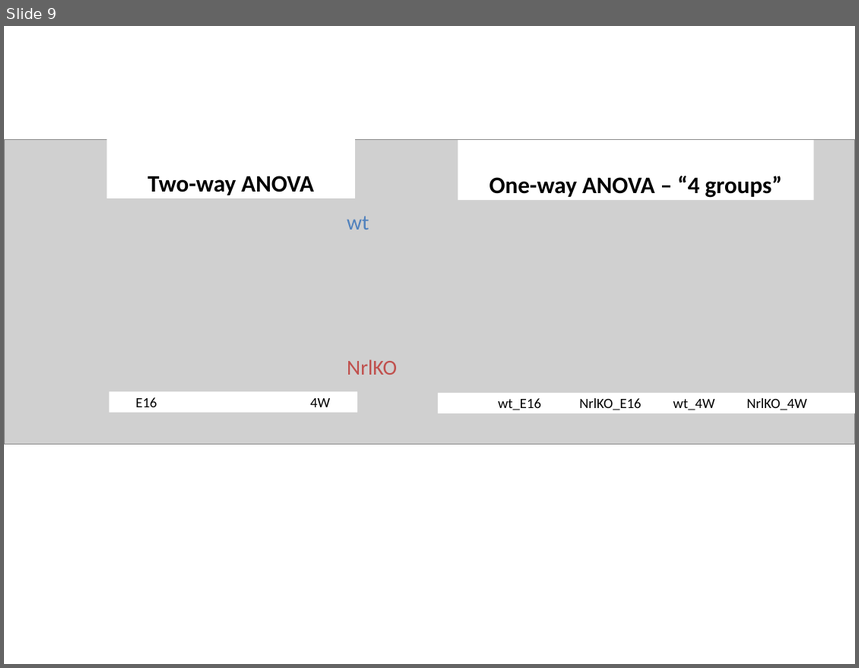
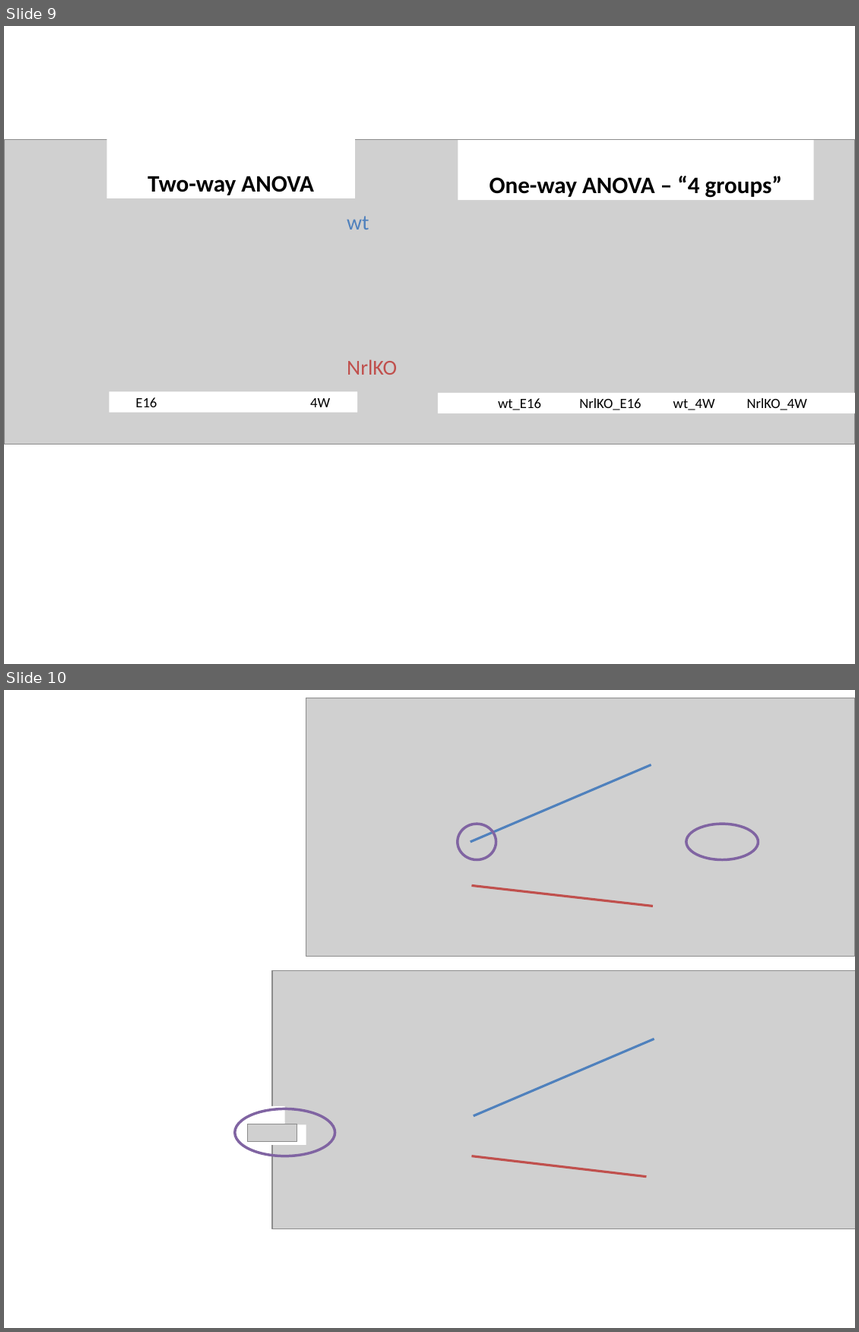
Before and after one commit to gcohenfr/STAT540_RMarkdown_Slides, a slide deck: pics.pptx. Shown one above the other, each under a label of ours: slide 9 before the commit, slides 9 and 10 after it. The pictures are 859x668 and 859x1332 pixels, drawn with LibreOffice and Linux fonts; fonts in the diff are those of the drawing; grey boxes stand for pictures. Boxes give left, top, right and bottom in pixels: in the first picture for what was removed or moved away, otherwise in the second. Text is boxed around its words. In the diff, an @@ line names an element or a change of style, - is before the commit and + after.

```diff
--- a/pics.pptx
+++ b/pics.pptx
@@ slide 10 added at (4, 690, 855, 1328), background #FFFFFF @@
@@ group added at (151, 698, 855, 955): 3 rectangles, 2 lines, 2 ellipses, 1 picture @@
@@ rectangle added at (151, 1056, 265, 1076), fill #FFFFFF @@
@@ group added at (132, 971, 855, 1229): 3 rectangles, 2 lines, 1 picture @@
@@ ellipse added at (235, 1109, 335, 1157), outline #8064A2 2.25 pt @@
@@ rectangle added at (193, 1125, 306, 1145), fill #FFFFFF @@
@@ picture added at (247, 1124, 297, 1142) @@
```
Also in this commit, not shown: 1 other slide added, 16 other files.
